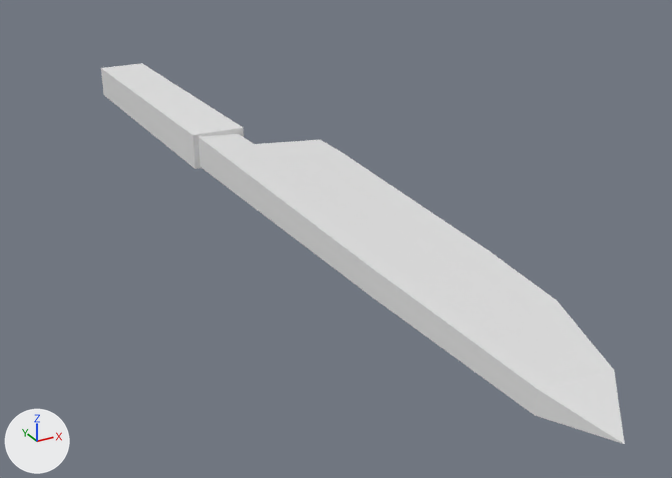
Renders of the FBX model MGSC/Assets/Art/Props/Props/SM_Knife_01.fbx from each side of a commit.
Rendered twice from a 50 mm camera at (-0.178, -0.28, 0.136) aimed at (0.019, 0.079, -0.044). Arrows for +X, +Y and +Z are at lower left; the lights stay in place. The picture after the commit comes second. Where no turn or scale is listed for an object, it has been applied to the vertices.

Names of what the first picture shows: 'SM_Knife_01'.
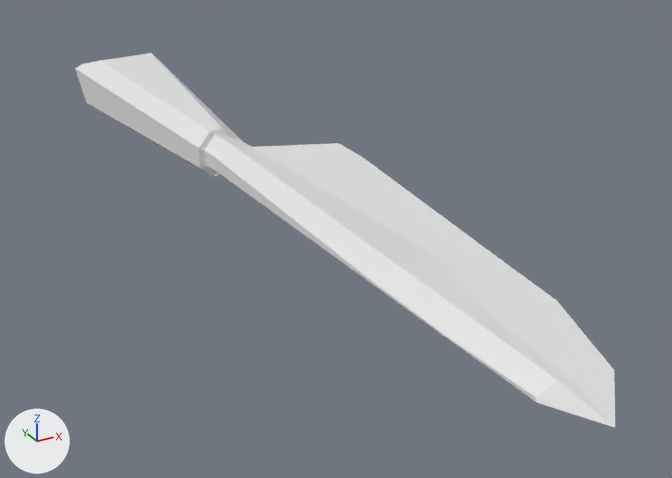
Commit message: SM_knife shovel countermixer

Location of each change, (x1, y1, x2, y2) in pixels of the pictures (672 x 478 px):
'SM_Knife_01', reshaped
    before: (101, 63, 625, 444)
    after: (75, 53, 616, 428)

What the commit changed:
me_mesh is used by ob_sm_knife_01; location (0.0, 0.0, 0.0).
me_mesh had 43 vertices, 44 faces and spanned x -0.021..0.042, y -0.132..0.324, z -0.025..-0.007.
me_mesh now has 69 vertices, 69 faces and spans x -0.038..0.048, y -0.125..0.333, z -0.034..0.001.
Part 1, on me_mesh:
8 vertices are removed from x -0.021..0.006, y -0.132..0.324, z -0.025..-0.007.
23 faces are deleted.
4 vertices in x 0.042, y 0.113..0.137, z -0.019..-0.014 move by (0.006, -0.01, 0.0).
17 vertices move from x -0.021..0.006, y -0.108..0.156, z -0.025..-0.007 to x -0.022..0.003, y -0.108..0.149, z -0.029..-0.006.
34 vertices are added at x -0.038..0.018, y -0.125..0.333, z -0.034..0.001.
48 new faces join them.
